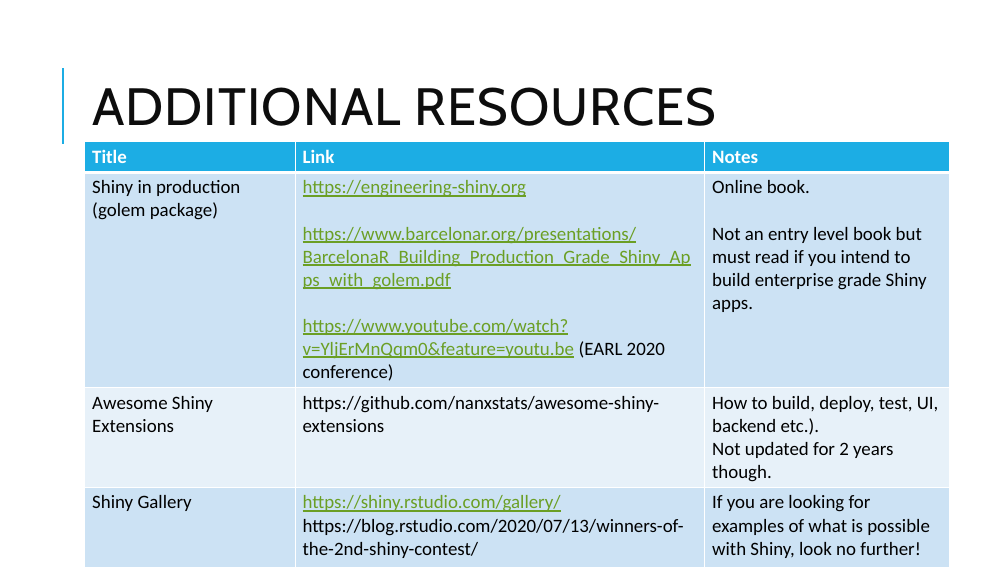
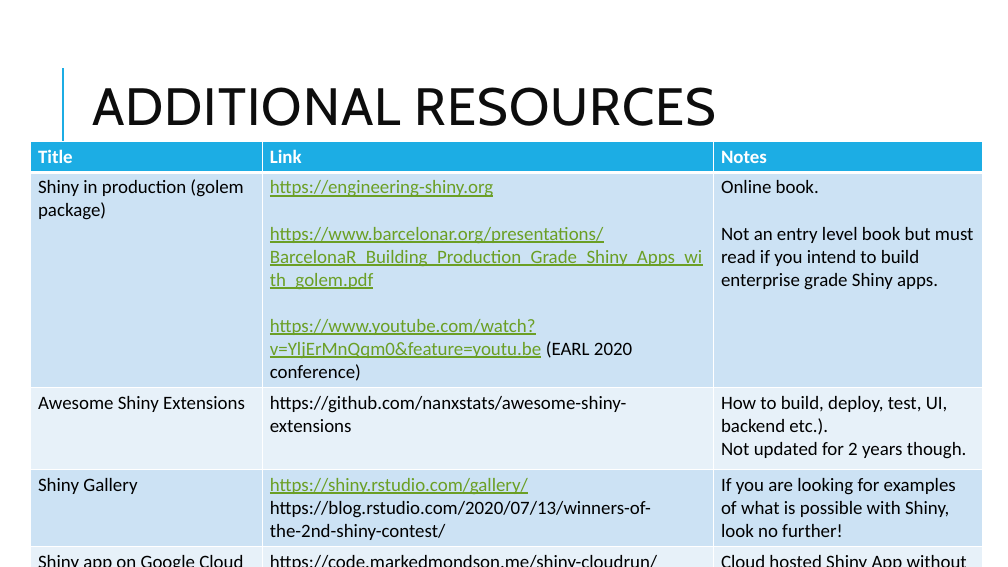
Before and after one commit to aarora79/shinydemo, a slide deck: slide 11 of Introduction to shiny.pptx. Drawn at 1008x567 pixels with LibreOffice and Linux fonts; fonts in the diff are those of the drawing. Boxes give left, top, right and bottom in pixels: in the first picture for what was removed or moved away, otherwise in the second. Text is boxed around its words. In the diff, an @@ line names an element or a change of style, - is before the commit and + after.

Commit message:
update ppt to add cloud run link

```diff
--- a/Introduction to shiny.pptx
+++ b/Introduction to shiny.pptx
@@ table at bbox=[30, 141, 983, 561] @@
+row 5: Shiny app on Google Cloud Run | https://code.markedmondson.me/shiny-cloudrun/ | Cloud hosted Shiny App without Rstudio Connect
@@ table: place and size @@
-table at bbox=[85, 141, 949, 562]
+table at bbox=[30, 141, 983, 561]
```
